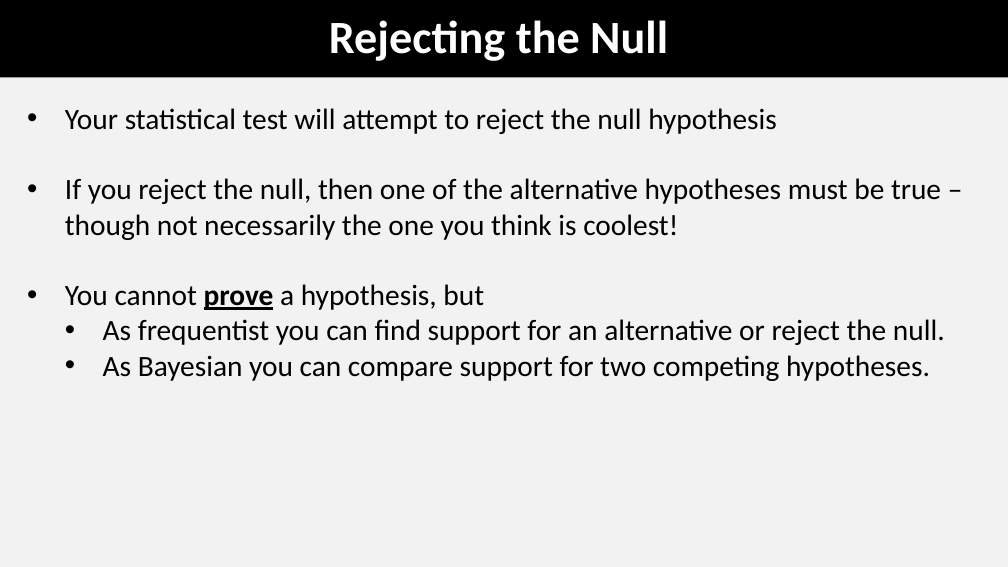
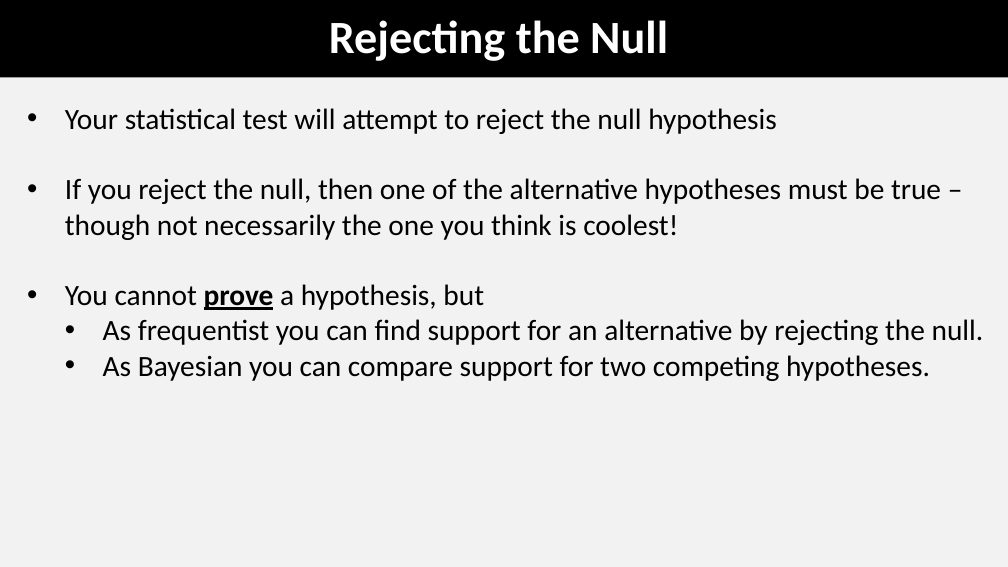
Before and after one commit to coleoguy/coleoguy.github.io, a slide deck: slide 17 of teaching/expdes/lec4.pptx. Drawn at 1008x567 pixels with LibreOffice and Linux fonts; fonts in the diff are those of the drawing. Boxes give left, top, right and bottom in pixels: in the first picture for what was removed or moved away, otherwise in the second. Text is boxed around its words. In the diff, an @@ line names an element or a change of style, - is before the commit and + after.

```diff
--- a/teaching/expdes/lec4.pptx
+++ b/teaching/expdes/lec4.pptx
@@ text at (103, 319, 984, 345): text changed @@
-  • As frequentist you can find support for an alternative or reject the null.
+  • As frequentist you can find support for an alternative by rejecting the null.
```
Also in this commit, not shown: 5 other slides changed, 5 other files.
